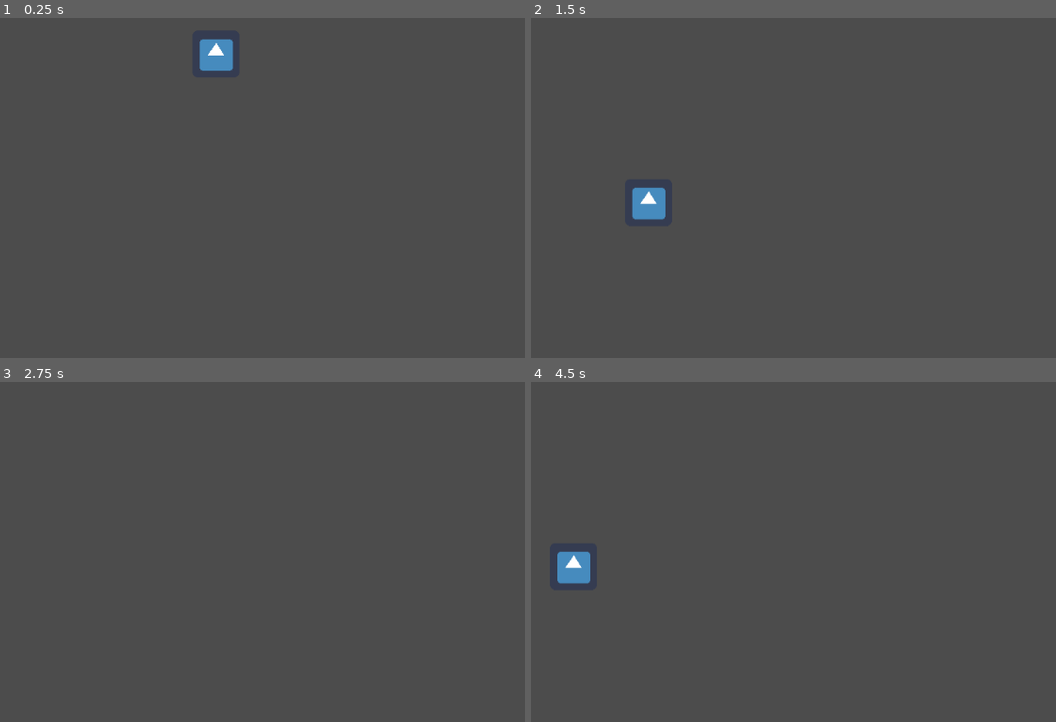
Above: before the commit, frames 1-4 (two rows, left to right).
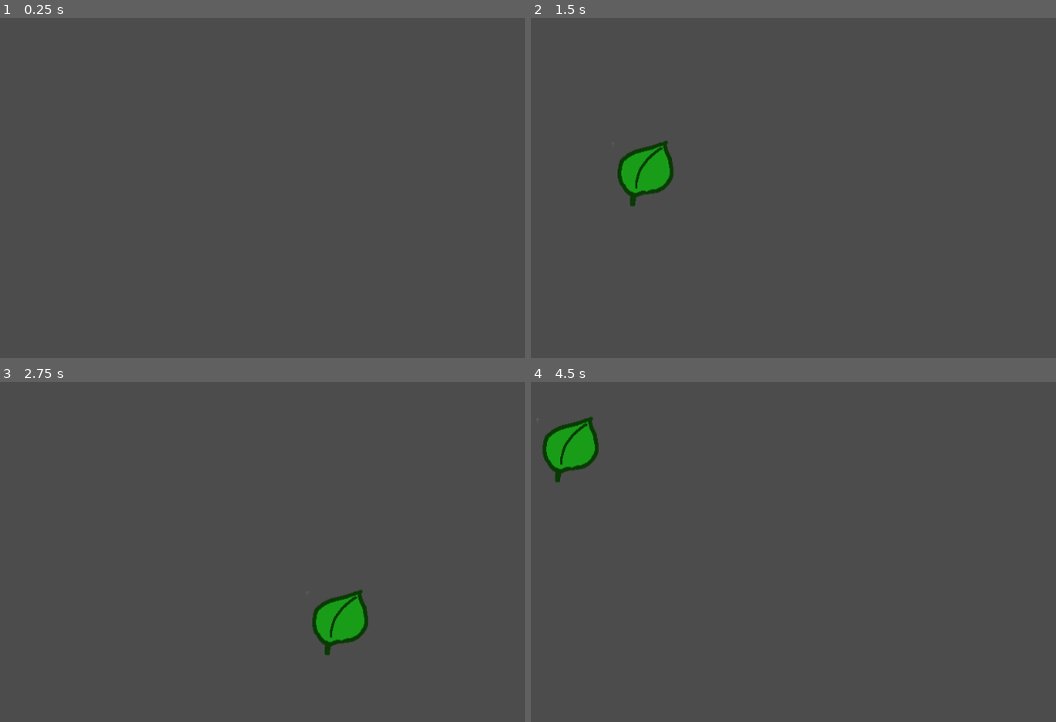
Above: after the commit, the same moments.

Repository: nisc586/SaladTosser
Game: Godot game, scene res://Main.tscn
Two runs of this game, one before a commit and one after it. Both use one fixed random seed, a clock stepped at 60 frames per second and the inputs below. The engine's default icon, where the game draws it, is replaced by a stand-in: a white triangle on a blue panel in a dark square.
Inputs (mouse positions are in pixels of both pictures, inside the frame that each line leads up to):
- Up to frame 1 (0.25 s): no input
- Up to frame 2 (1.5 s): move the mouse to (966, 116) at 0.52 s; press the mouse at (966, 116) at 0.53 s; move the mouse to (646, 160) at 1.27 s; release the mouse at (646, 160) at 1.28 s; click (646, 160) at 1.35 s
- Up to frame 3 (2.75 s): move the mouse to (341, 405) at 2.02 s; press the mouse at (341, 405) at 2.03 s
- Up to frame 4 (4.5 s): move the mouse to (762, 589) at 2.77 s; release the mouse at (762, 589) at 2.78 s; click (762, 589) at 2.85 s; tap Enter at 3.5 s; move the mouse to (1024, 569) at 3.52 s; press the mouse at (1024, 569) at 3.53 s; move the mouse to (573, 436) at 4.27 s; release the mouse at (573, 436) at 4.28 s; click (573, 436) at 4.35 s

The runs differ from the first frame. In frame 1, 0.6% of the frame differs, in the area x 37-45%, y 6-16%; in frame 2, 1.8%; in frame 3, 1.3%; in frame 4, 1.9%, in the area x 2-13%, y 10-60%.

Commit message:
Work on spawning salad, click now spawns salad
- add a new Sprite for salad leaves
- add a Timer
- connect timeout to Main script

Diff:
--- /dev/null
+++ b/Main.gd
@@ -0,0 +1,23 @@
+extends Node
+
+# Declare member variables here. Examples:
+export (PackedScene) var ingredient_scene
+
+
+# Called when the node enters the scene tree for the first time.
+func _ready():
+	pass # Replace with function body.
+
+
+# Called every frame. 'delta' is the elapsed time since the previous frame.
+#func _process(delta):
+#	pass
+
+
+func _on_IngredientSpawnTimer_timeout():
+	if not Input.is_action_pressed("click"):
+		return
+
+	var ingredient = ingredient_scene.instance()
+	ingredient.position = get_viewport().get_mouse_position()
+	add_child(ingredient)
--- a/Main.tscn
+++ b/Main.tscn
@@ -1,8 +1,13 @@
-[gd_scene load_steps=2 format=2]
+[gd_scene load_steps=3 format=2]
 
 [ext_resource path="res://Salad.tscn" type="PackedScene" id=1]
+[ext_resource path="res://Main.gd" type="Script" id=2]
 
 [node name="Main" type="Node"]
+script = ExtResource( 2 )
+ingredient_scene = ExtResource( 1 )
 
-[node name="Salad" parent="." instance=ExtResource( 1 )]
-position = Vector2( 441, 175 )
+[node name="IngredientSpawnTimer" type="Timer" parent="."]
+autostart = true
+
+[connection signal="timeout" from="IngredientSpawnTimer" to="." method="_on_IngredientSpawnTimer_timeout"]
--- a/Salad.gd
+++ b/Salad.gd
@@ -17,6 +17,11 @@
 func _physics_process(delta):
 	velocity += GRAVITY * delta
 	velocity = move_and_slide(velocity, Vector2.UP)
+
 # Called every frame. 'delta' is the elapsed time since the previous frame.
 #func _process(delta):
 #	pass
+
+
+func _on_VisibilityNotifier2D_screen_exited():
+	queue_free()
--- a/Salad.tscn
+++ b/Salad.tscn
@@ -1,11 +1,11 @@
 [gd_scene load_steps=4 format=2]
 
 [ext_resource path="res://Salad.gd" type="Script" id=1]
-[ext_resource path="res://icon.png" type="Texture" id=2]
+[ext_resource path="res://assets/salad01.png" type="Texture" id=2]
 
 [sub_resource type="CapsuleShape2D" id=1]
-radius = 29.0
-height = 2.0
+radius = 35.472
+height = 1.2267
 
 [node name="Salad" type="KinematicBody2D"]
 script = ExtResource( 1 )
@@ -14,4 +14,10 @@
 texture = ExtResource( 2 )
 
 [node name="CollisionShape2D" type="CollisionShape2D" parent="."]
+position = Vector2( -5, -2 )
+rotation = 0.773351
 shape = SubResource( 1 )
+
+[node name="VisibilityNotifier2D" type="VisibilityNotifier2D" parent="."]
+
+[connection signal="screen_exited" from="VisibilityNotifier2D" to="." method="_on_VisibilityNotifier2D_screen_exited"]
Binary file added: assets/salad01.png
Not shown, added: assets/salad01.png.import
